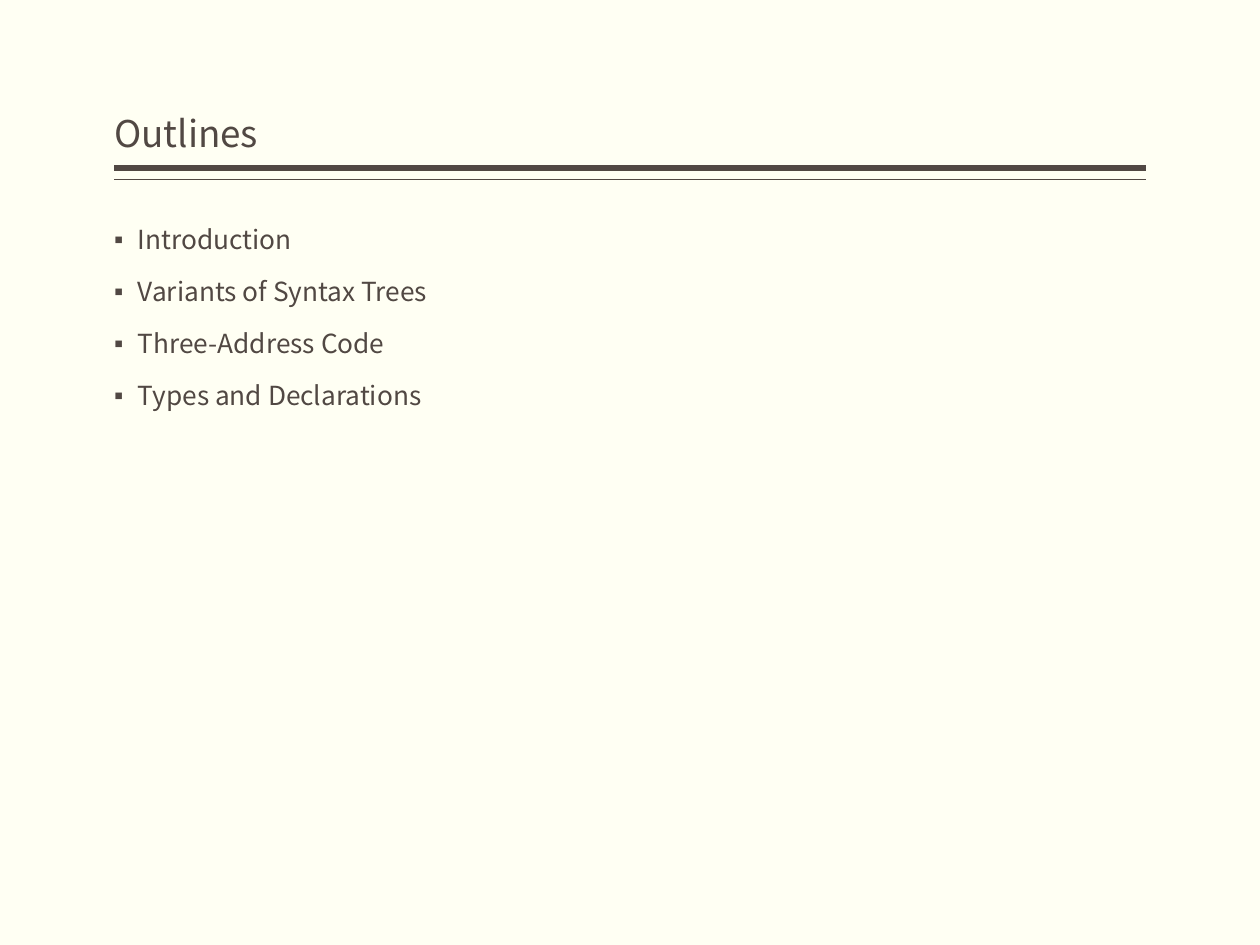
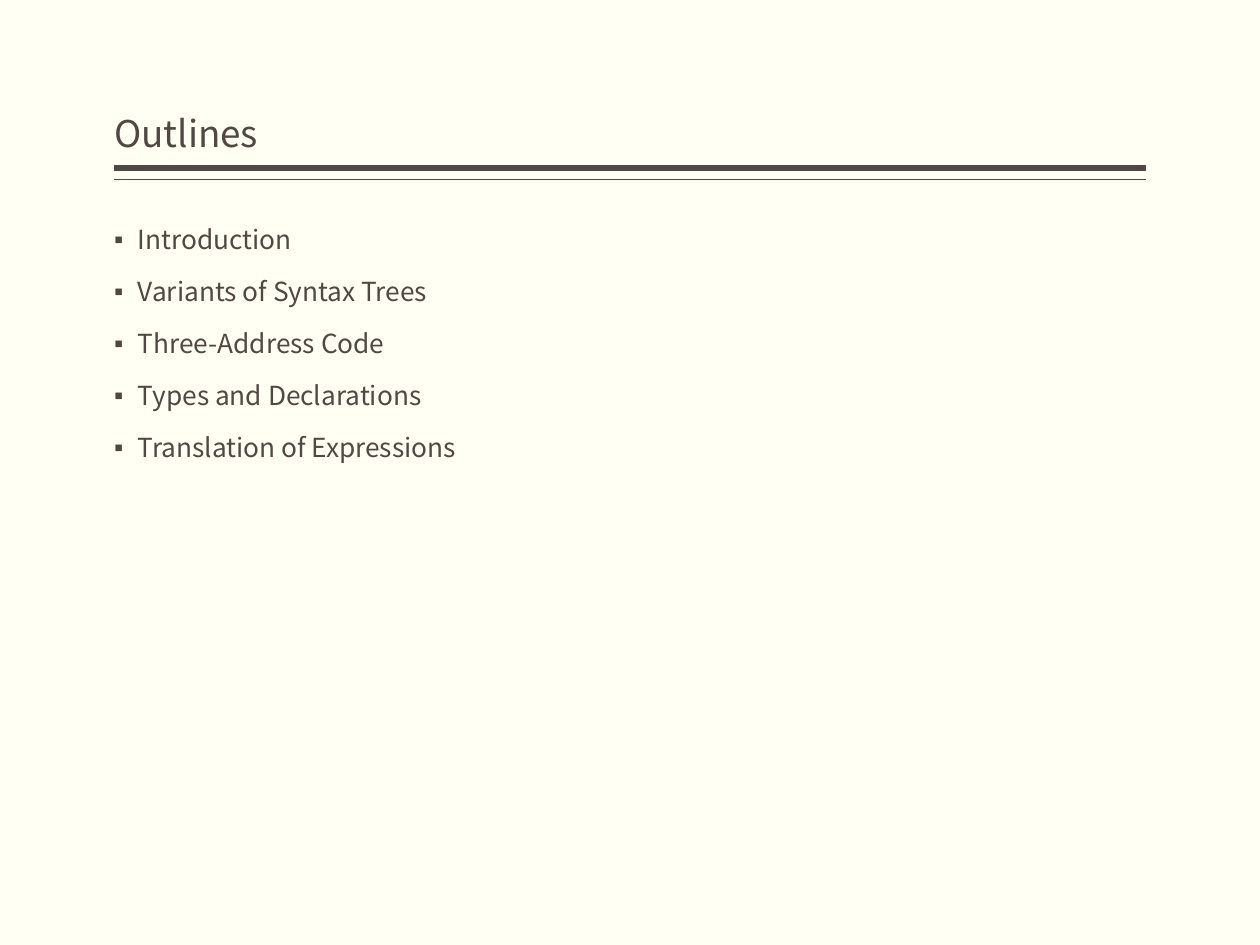
Before and after one commit to bonkboykz/jz81.github.io, a slide deck: slide 3 of course/compiler/LectureNotes/(Spring2017)Lecture7.pptx. Drawn at 1260x945 pixels with LibreOffice and Linux fonts; fonts in the diff are those of the drawing. Boxes give left, top, right and bottom in pixels: in the first picture for what was removed or moved away, otherwise in the second. Text is boxed around its words. In the diff, an @@ line names an element or a change of style, - is before the commit and + after.

```diff
--- a/course/compiler/LectureNotes/(Spring2017)Lecture7.pptx
+++ b/course/compiler/LectureNotes/(Spring2017)Lecture7.pptx
@@ text at [138,436,456,463]: paragraph added @@
+▪ Translation of Expressions
```
Also in this commit, not shown: 5 slides added.
